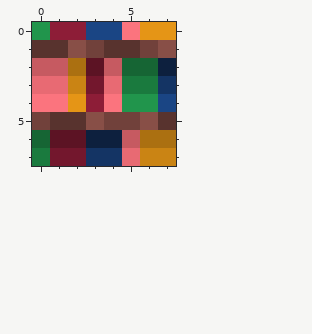
Pixel-art file: bilder/bookshelf.aseprite. The picture above was drawn from the file before the commit.
8x8 pixels, 1 frame.
And afterwards:
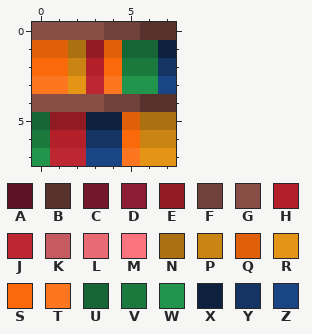
Palette (. is transparent): A #5c1324  B #58332e  C #73172d  D #8d1d37  E #911b23  F #71413b  G #884f47  H #b4202a  J #bd2731  K #c65a61  L #e86a73  M #fb747e  N #ab7011  P #ca8414  Q #e05f09  R #e59516  S #fa6a0a  T #fb761e  U #166534  V #1a7a3e  W #21954c  X #0d203e  Y #143464  Z #1a4584
From old to new:
@@ x 0..7 @@
-0 WDDZZMRR
-1 BBGFBBFG
-2 KKNAKUUX
-3 LLPCLVVY
-4 MMRDMWWZ
-5 FBBGFFGB
-6 UAAXXKNN
-7 VCCYYLPP
+0 GGGGFFBB
+1 QQNEQUUX
+2 SSPHSVVY
+3 TTRJTWWZ
+4 GGGGFFBB
+5 UEEXXQNN
+6 VHHYYSPP
+7 WJJZZTRR
